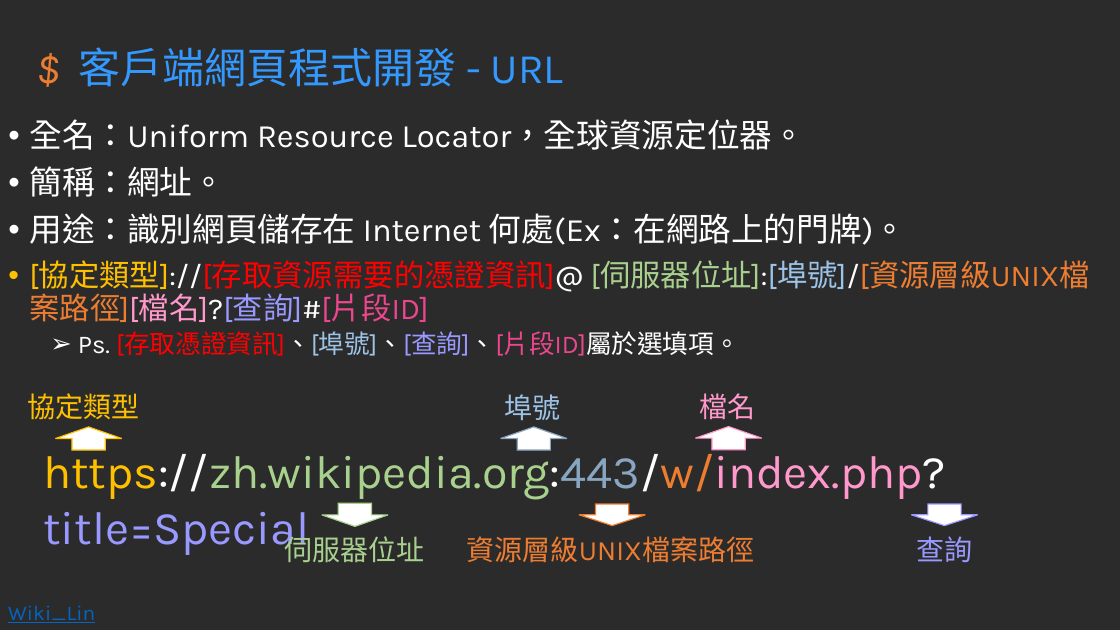
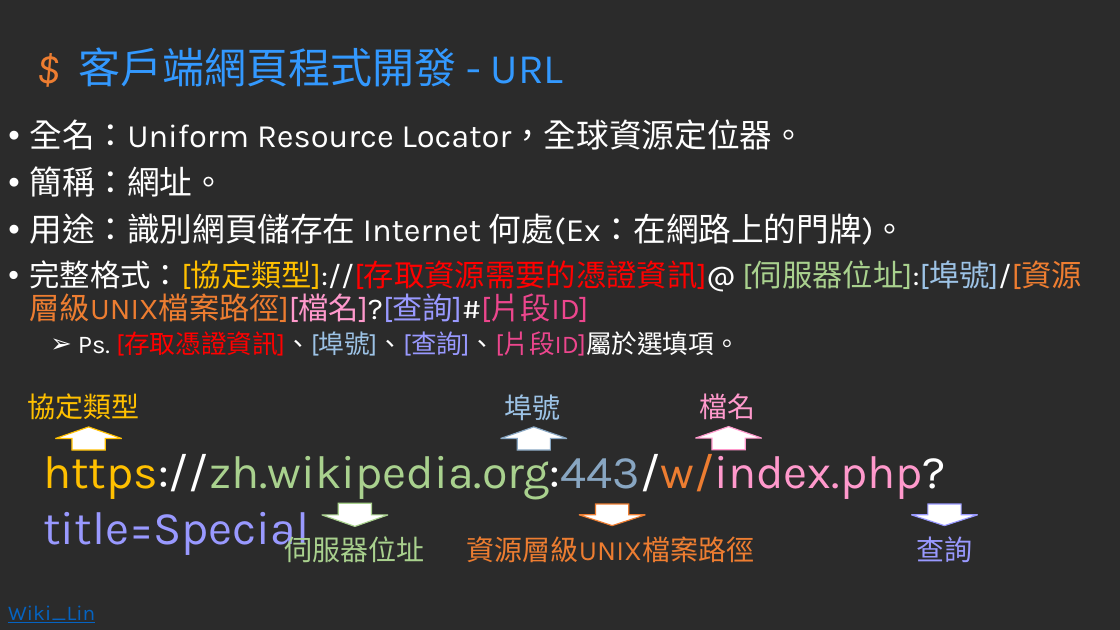
Before and after one commit to hehank/KSU_Class, a slide deck: slide 5 of Web/報告/網站開發技術_期末報告.pptm. Drawn at 1120x630 pixels with LibreOffice and Linux fonts; fonts in the diff are those of the drawing; background and template pictures are left out; a plain dark background stands for a picture behind light text. Boxes give left, top, right and bottom in pixels: in the first picture for what was removed or moved away, otherwise in the second. Text is boxed around its words. In the diff, an @@ line names an element or a change of style, - is before the commit and + after.

```diff
--- a/Web/報告/網站開發技術_期末報告.pptm
+++ b/Web/報告/網站開發技術_期末報告.pptm
@@ text at [29, 260, 1081, 322]: text changed @@
-• [協定類型]://[存取資源需要的憑證資訊]@ [伺服器位址]:[埠號]/[資源層級UNIX檔案路徑][檔名]?[查詢]#[片段ID]
+• 完整格式：[協定類型]://[存取資源需要的憑證資訊]@ [伺服器位址]:[埠號]/[資源層級UNIX檔案路徑][檔名]?[查詢]#[片段ID]
```
Also in this commit, not shown: 6 other slides changed, 14 slides added, 10 other files.
